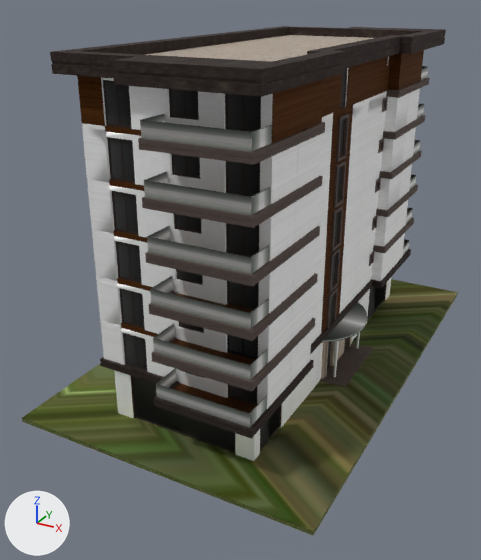
Two versions of the OBJ model proyecto_final/resources/models/Apartment/Building.obj, one commit apart.
The view is the same before and after, from a 50 mm camera at (2551.0, -2320.0, 2574.0) aimed at (434.0, 1528.0, 650.0). Arrows for +X, +Y and +Z are at lower left; the lights stay in place. Where no turn or scale is listed for an object, it has been applied to the vertices. Vertices at the same position are counted once.

The scene before the commit, as lines of its bpy script (objects in view):
```python
me_building = bpy.data.meshes.new('Building')
me_building.from_pydata(...)  # 30404 vertices, 31044 faces; spans x -442.0..1612.0, y 167.0..3528.0, z -22.0..2266.0
me_building.materials.append(mat_marble)  # picture img_marble_bmp
me_building.materials.append(mat_metal)  # picture img_metal_bmp
me_building.materials.append(mat_granite)  # picture img_granite_png
me_building.materials.append(mat_metalbare)  # picture img_metalbare_bmp
me_building.materials.append(mat_marbledark)  # picture img_marbledark_png
me_building.materials.append(mat_glass)  # picture img_glass_png
me_building.materials.append(mat_granitedark)  # picture img_granitedark_jpg
me_building.materials.append(mat_glassbare)  # picture img_glassbare_bmp
me_building.materials.append(mat_default)  # picture img_black_png
me_building.materials.append(mat_oakdark)  # picture img_oakdark_jpg
me_building.materials.append(mat_grass)  # picture img_grass_bmp
ob_building = bpy.data.objects.new('Building', me_building)
ob_building.location = (0.0, 0.0, 0.0)
```
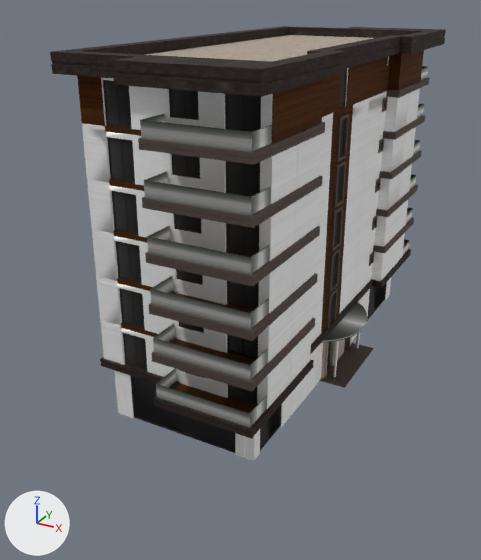
Where the change shows, as pixel boxes [x1, y1, x2, y2] in the pictures (481 x 560 px):
```json
{"object": "Building", "change": "reshaped", "before": [22, 26, 458, 535], "after": [50, 26, 446, 461]}
{"part": 1, "of": "me_building", "change": "cut back", "before": [22, 279, 458, 535], "on screen": "green"}
```

Scene script edits in JSON lines:
```json
{"block": "me_building", "where": "# used by ob_building; location = (0.0, 0.0, 0.0)"}
{"op": "remove", "block": "me_building", "code": "me_building.from_pydata(...)  # 30404 vertices, 31044 faces; spans x -442.0..1612.0, y 167.0..3528.0, z -22.0..2266.0"}
{"op": "add", "block": "me_building", "code": "me_building.from_pydata(...)  # 30392 vertices, 31030 faces; spans x -91.0..1272.0, y 233.0..3444.0, z 5.0..2266.0"}
{"block": "me_building", "change": "me_building part 1"}
{"block": "me_building", "change": "12 vertices are removed from x -442.0..1612.0, y 167.0..3528.0, z -22.0..8.0"}
{"block": "me_building", "change": "20 faces are deleted"}
{"block": "me_building", "change": "6 new faces join them, mat_marble (picture img_marble_bmp)"}
{"op": "remove", "block": "me_building", "code": "me_building.materials.append(mat_grass)  # picture img_grass_bmp"}
```
